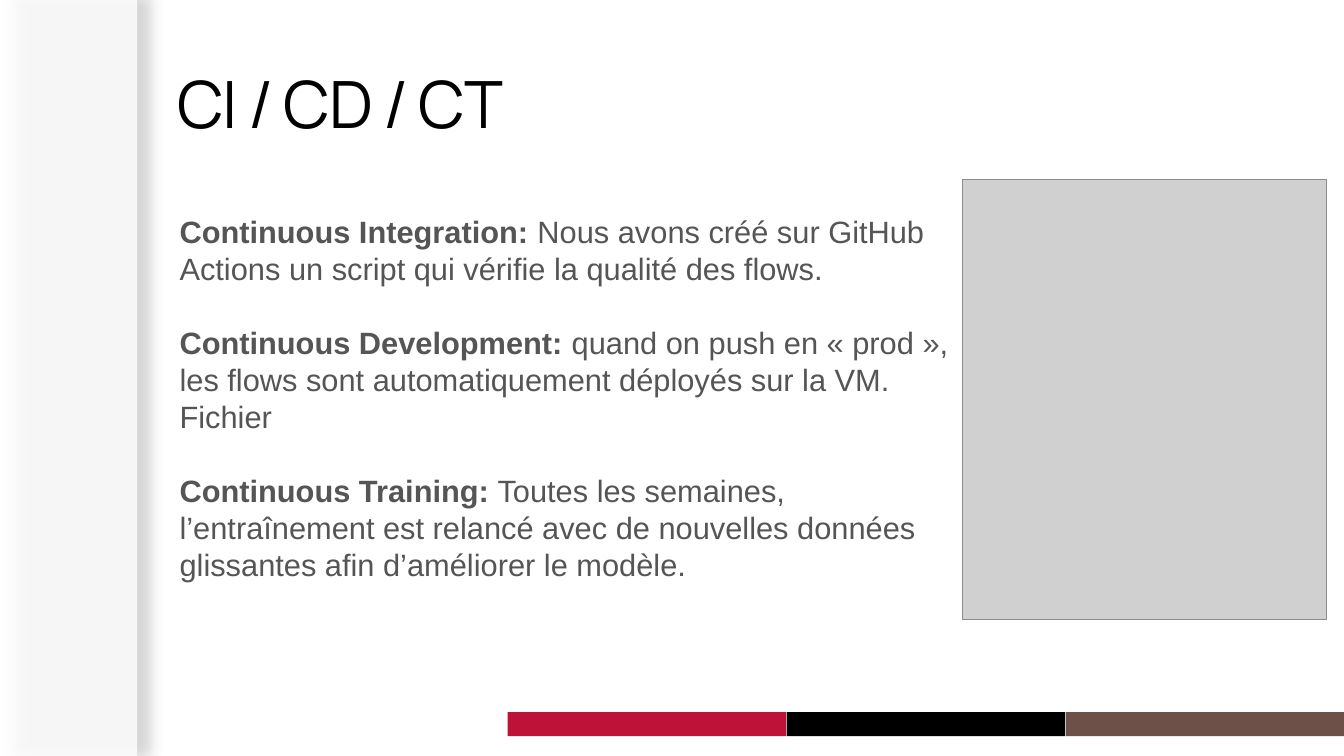
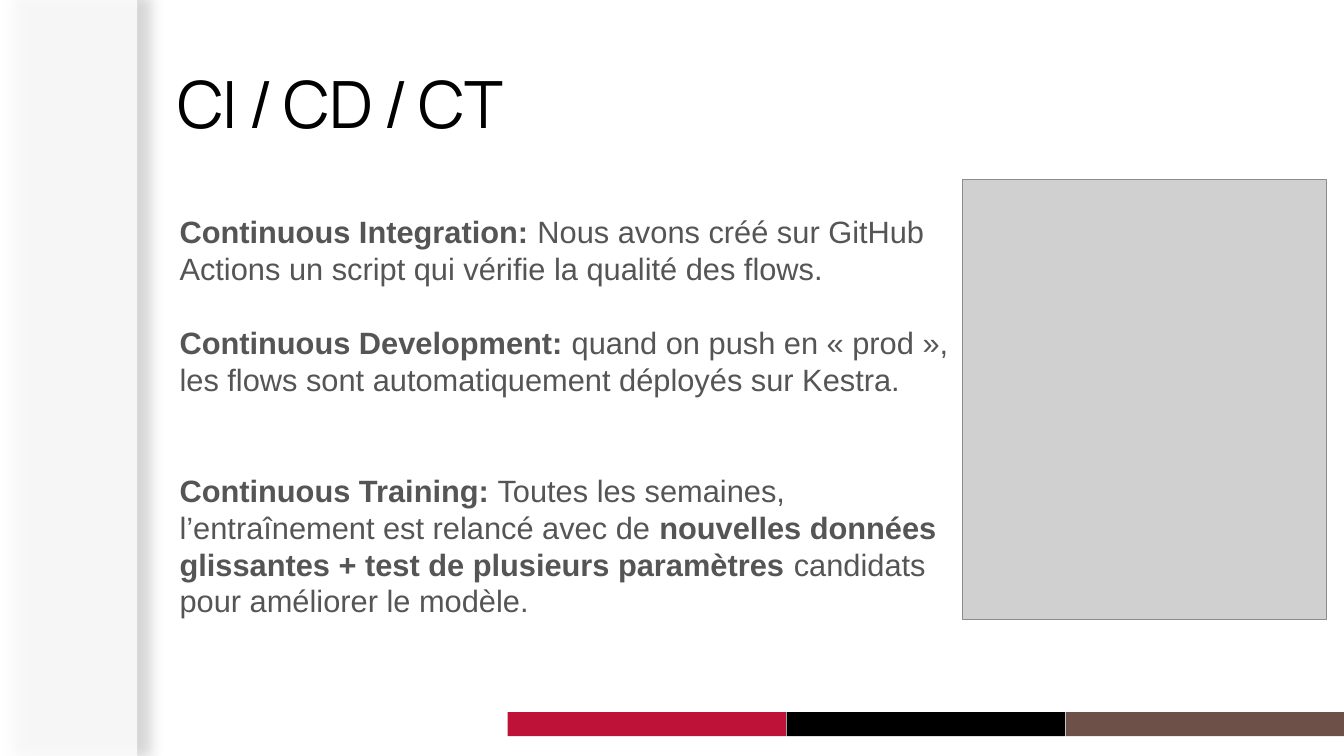
Before and after one commit to julienlafrance/Energy-rte-tempo-forecasting, a slide deck: slide 8 of Soutenance - MLOps.pptx. Drawn at 1344x756 pixels with LibreOffice and Linux fonts; fonts in the diff are those of the drawing; grey boxes stand for pictures; background and template pictures are left out. Boxes give left, top, right and bottom in pixels: in the first picture for what was removed or moved away, otherwise in the second. Text is boxed around its words. In the diff, an @@ line names an element or a change of style, - is before the commit and + after.

```diff
--- a/Soutenance - MLOps.pptx
+++ b/Soutenance - MLOps.pptx
@@ text at [180, 331, 937, 618]: text changed @@
-Continuous Development: quand on push en « prod », les flows sont automatiquement déployés sur la VM.
-Fichier
-Continuous Training: Toutes les semaines, l’entraînement est relancé avec de nouvelles données glissantes afin d’améliorer le modèle.
+Continuous Development: quand on push en « prod », les flows sont automatiquement déployés sur Kestra.
+Continuous Training: Toutes les semaines, l’entraînement est relancé avec de nouvelles données glissantes + test de plusieurs paramètres candidats pour améliorer le modèle.
```
Also in this commit, not shown: 6 other slides changed, 1 slide added.
